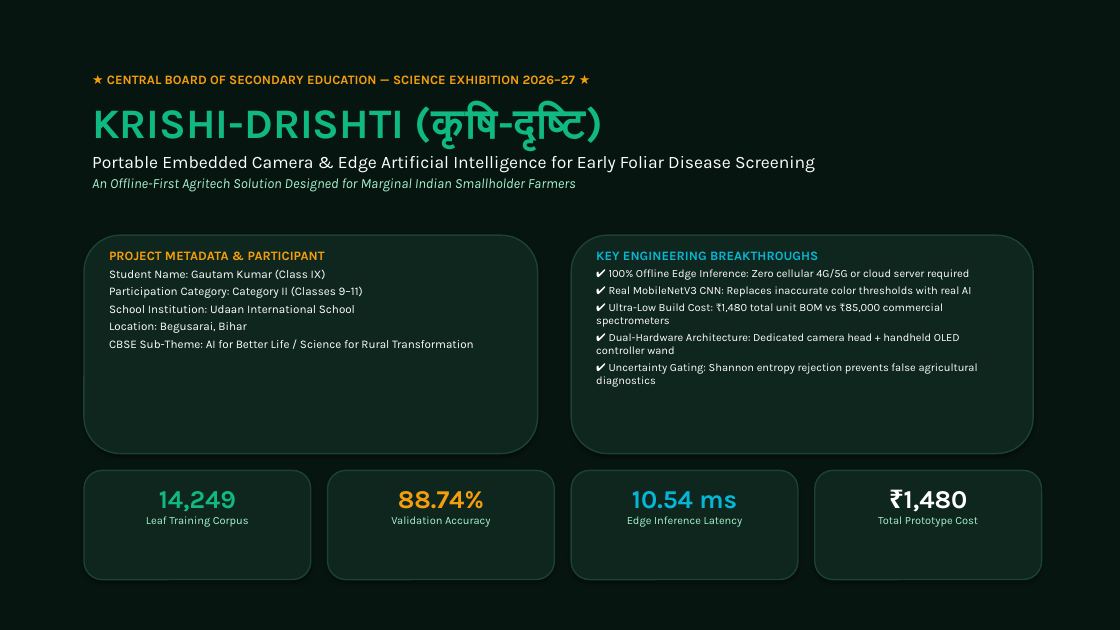
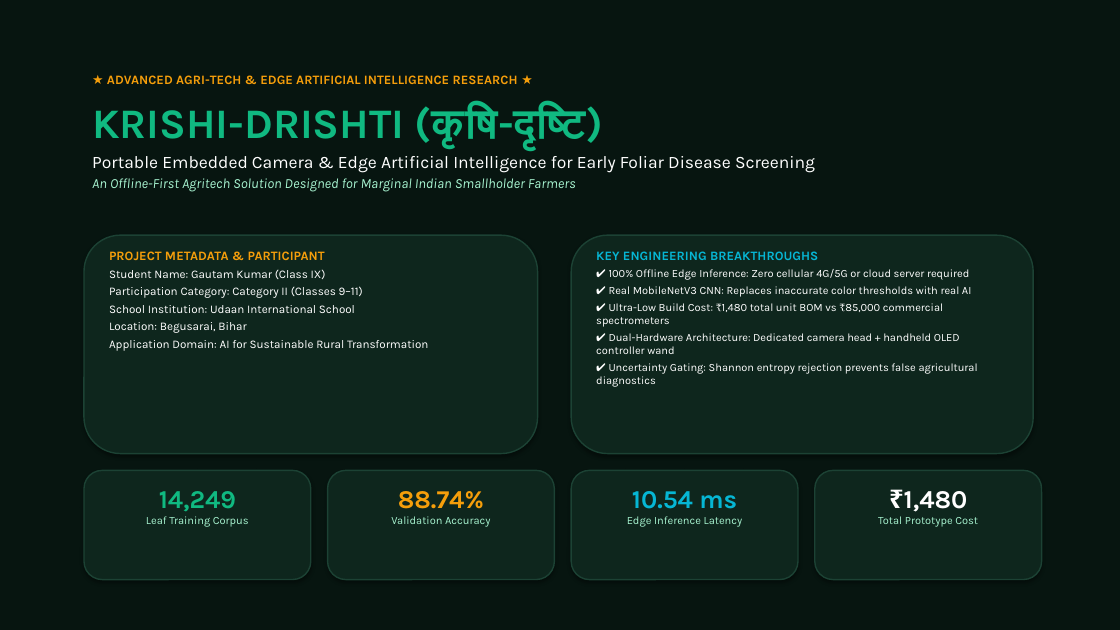
Before and after one commit to gautamkr0104/KRISHI-DRISHTI, a slide deck: slide 1 of docs/KRISHI_DRISHTI_Exhibition_Presentation.pptx. Drawn at 1120x630 pixels with LibreOffice and Linux fonts; fonts in the diff are those of the drawing. Boxes give left, top, right and bottom in pixels: in the first picture for what was removed or moved away, otherwise in the second. Text is boxed around its words. In the diff, an @@ line names an element or a change of style, - is before the commit and + after.

Commit message:
docs: streamline presentation decks to focus purely on scientific engineering and rural impact

```diff
--- a/docs/KRISHI_DRISHTI_Exhibition_Presentation.pptx
+++ b/docs/KRISHI_DRISHTI_Exhibition_Presentation.pptx
@@ text at <box>107,75,518,84</box>: text changed @@
-★ CENTRAL BOARD OF SECONDARY EDUCATION — SCIENCE EXHIBITION 2026–27 ★
+★ ADVANCED AGRI-TECH & EDGE ARTIFICIAL INTELLIGENCE RESEARCH ★
@@ text at <box>109,340,428,351</box>: text changed @@
-CBSE Sub-Theme: AI for Better Life / Science for Rural Transformation
+Application Domain: AI for Sustainable Rural Transformation
```
Also in this commit, not shown: 9 other slides changed, 1 other file.
